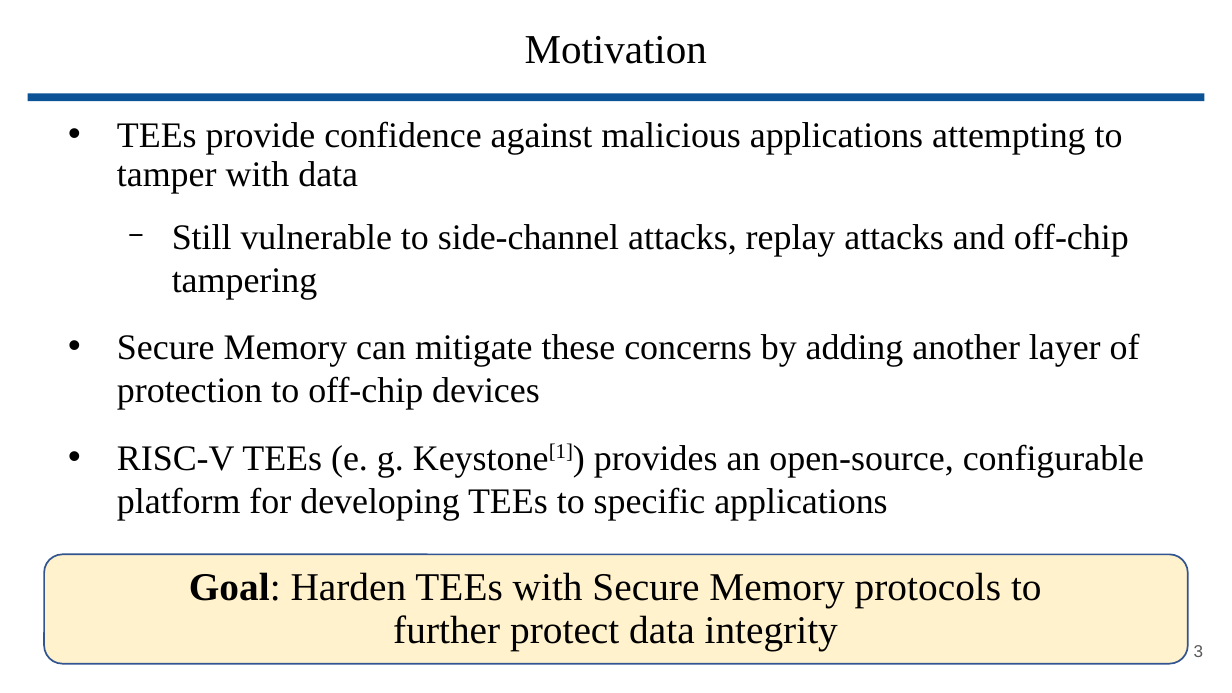
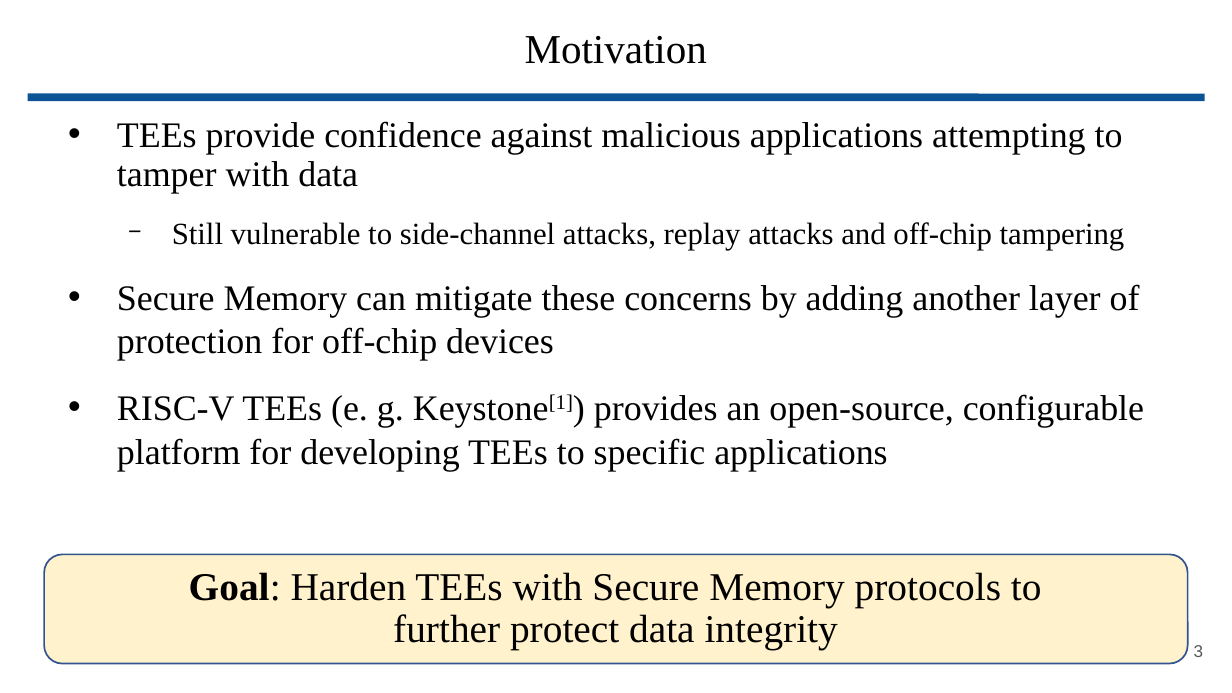
Before and after one commit to wbuz24/grad-research, a slide deck: slide 3 of presentations/update.11.15.pptx. Drawn at 1232x693 pixels with LibreOffice and Linux fonts; fonts in the diff are those of the drawing. Boxes give left, top, right and bottom in pixels: in the first picture for what was removed or moved away, otherwise in the second. Text is boxed around its words. In the diff, an @@ line names an element or a change of style, - is before the commit and + after.

```diff
--- a/presentations/update.11.15.pptx
+++ b/presentations/update.11.15.pptx
@@ text at bbox=[172, 222, 1125, 250]: size 21 to 18 pt in "Still vulnerable to side-channel attacks, replay attacks ..." @@
@@ text at bbox=[117, 284, 1140, 361]: text changed @@
-• Secure Memory can mitigate these concerns by adding another layer of protection to off-chip devices
+• Secure Memory can mitigate these concerns by adding another layer of protection for off-chip devices
```
Also in this commit, not shown: 6 other slides changed, 3 slides added, 1 slide removed, 5 other files.
